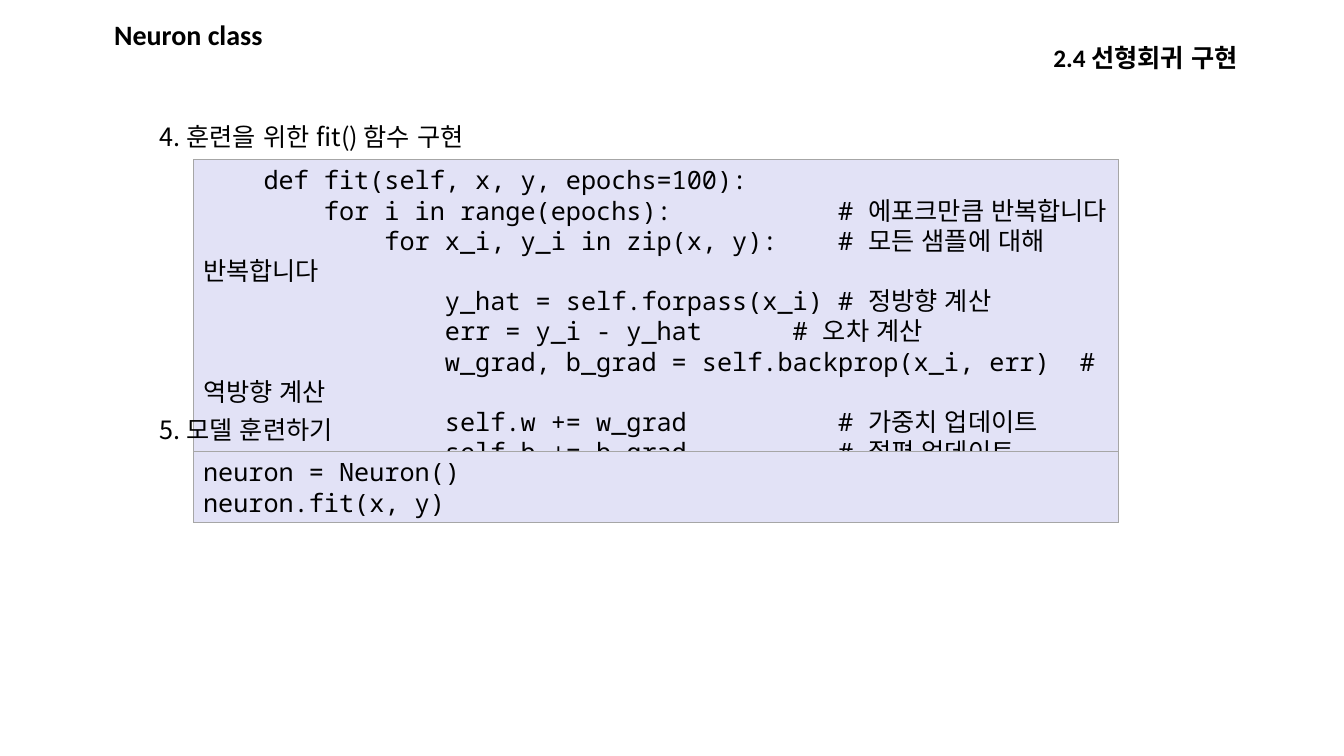
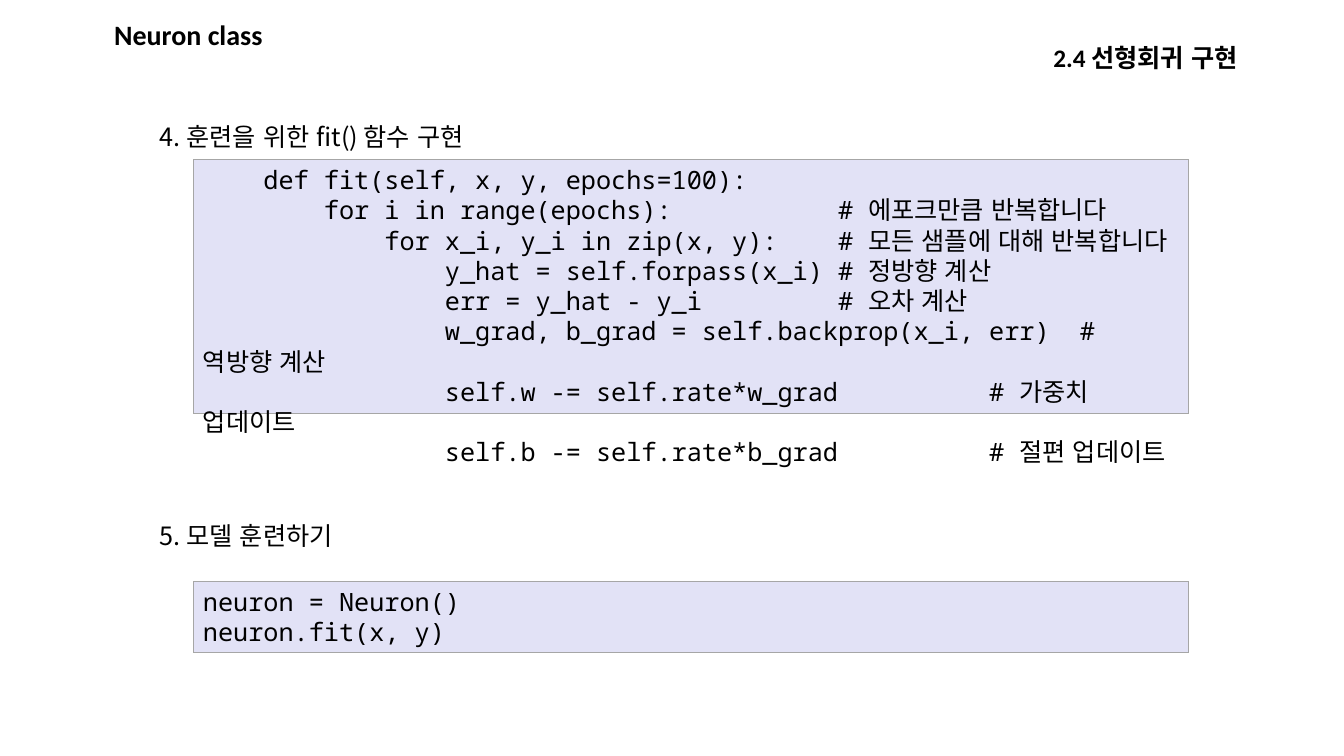
Before and after one commit to kjungmo/SBA2020_dataScience, a slide deck: slide 64 of 데이터분석.pptx (slide 60 before the commit). Drawn at 1344x756 pixels with LibreOffice and Linux fonts; fonts in the diff are those of the drawing. Boxes give left, top, right and bottom in pixels: in the first picture for what was removed or moved away, otherwise in the second. Text is boxed around its words. In the diff, an @@ line names an element or a change of style, - is before the commit and + after.

```diff
--- a/데이터분석.pptx
+++ b/데이터분석.pptx
@@ rectangle "def fit(self, x, y, epochs=100):" resized from (x1=194, y1=159, x2=1119, y2=475) to (x1=194, y1=159, x2=1190, y2=413) @@
@@ text in rectangle at (x1=445, y1=289, x2=968, y2=316): text changed @@
-err = y_i - y_hat # 오차 계산
+err = y_hat - y_i # 오차 계산
@@ text in rectangle at (x1=203, y1=380, x2=1166, y2=467): text changed @@
-self.w += w_grad # 가중치 업데이트
-self.b += b_grad # 절편 업데이트
+self.w -= self.rate*w_grad # 가중치 업데이트
+self.b -= self.rate*b_grad # 절편 업데이트
@@ text "5. 모델 훈련하기" rewrapped from (x1=160, y1=413, x2=333, y2=445) to (x1=160, y1=524, x2=333, y2=547) @@
@@ rectangle "neuron = Neuron()" resized from (x1=194, y1=452, x2=1119, y2=523) to (x1=194, y1=582, x2=1190, y2=653) @@
```
Also in this commit, not shown: 8 other slides changed, 44 slides added.
